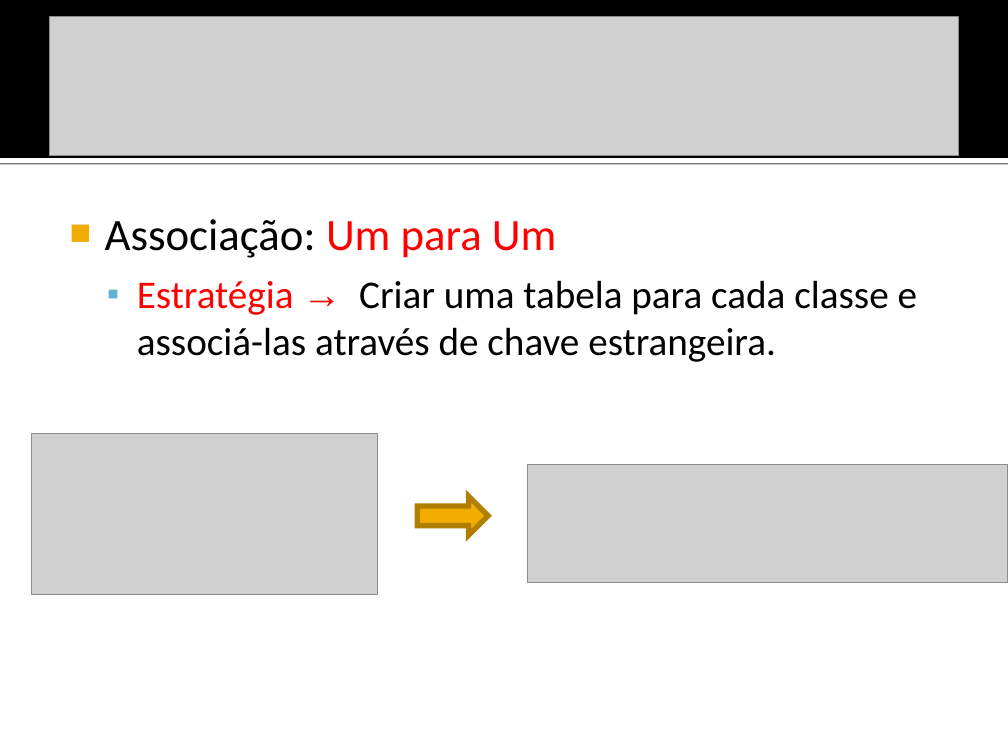
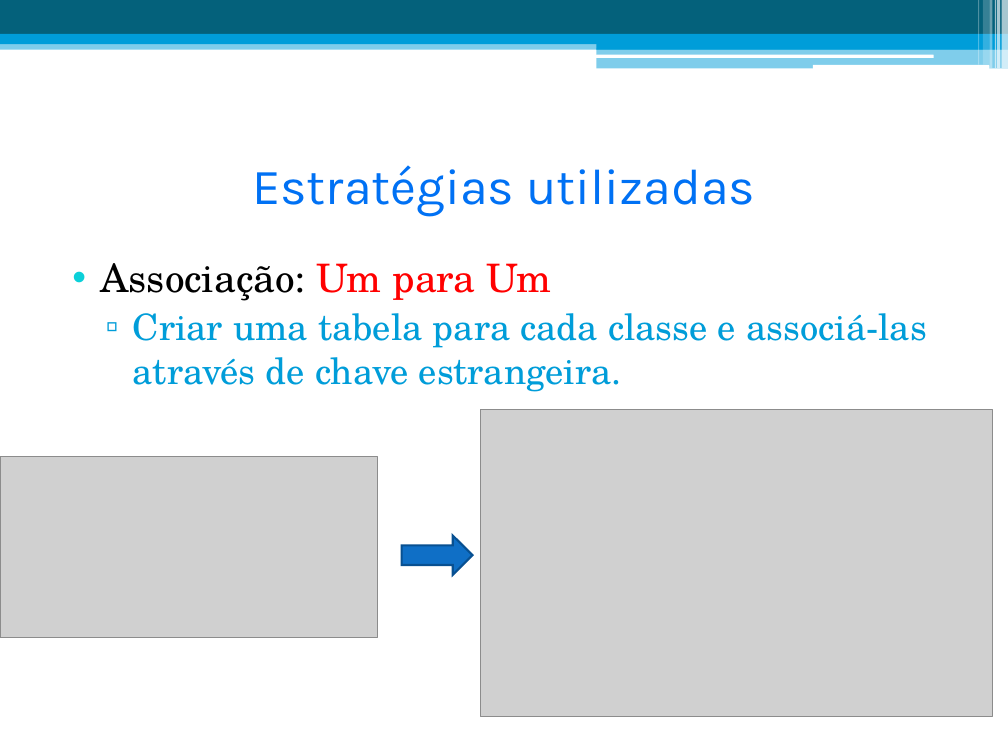
Before and after one commit to JairoCN/ems-esi20092, a slide deck: slide 6 of Projeto ES2/Documentos/Modelos/ModeloBancoDados.ppt (slide 8 before the commit). Drawn at 1008x756 pixels with LibreOffice and Linux fonts; fonts in the diff are those of the drawing; grey boxes stand for pictures. Boxes give left, top, right and bottom in pixels: in the first picture for what was removed or moved away, otherwise in the second. Text is boxed around its words. In the diff, an @@ line names an element or a change of style, - is before the commit and + after.

```diff
--- a/Projeto ES2/Documentos/Modelos/ModeloBancoDados.ppt
+++ b/Projeto ES2/Documentos/Modelos/ModeloBancoDados.ppt
@@ rectangle added at <box>0,0,1008,34</box>, fill #04617B @@
@@ picture removed at <box>49,17,958,156</box> @@
@@ rectangle added at <box>978,0,979,65</box>, fill #FFFFFF at 30% opacity @@
@@ rectangle added at <box>983,0,989,65</box>, fill #FFFFFF at 20% opacity @@
@@ rectangle added at <box>990,0,993,69</box>, fill #FFFFFF at 40% opacity @@
@@ rectangle added at <box>995,0,996,69</box>, fill #FFFFFF at 60% opacity @@
@@ rectangle added at <box>997,0,1000,69</box>, fill #FFFFFF at 65% opacity @@
@@ rectangle added at <box>1002,0,1008,69</box>, fill #FFFFFF at 65% opacity @@
@@ rectangle: place and size @@
-rectangle at <box>0,0,1008,158</box>
+rectangle at <box>0,40,1008,49</box>
@@ rectangle at <box>0,40,1008,49</box>: fill #000000 to #009DD9 at 50% opacity @@
@@ rectangle: place and size @@
-rectangle at <box>0,158,1008,163</box>
+rectangle at <box>0,34,1008,44</box>
@@ rectangle at <box>0,34,1008,44</box>: fill #FFFFFF to #009DD9; shadow off @@
@@ rounded rectangle added at <box>596,54,933,57</box>, fill #FFFFFF @@
@@ rectangle added at <box>597,39,1008,49</box>, fill #009DD9 @@
@@ rectangle added at <box>597,48,1008,69</box>, fill #009DD9 at 50% opacity @@
@@ rounded rectangle added at <box>812,65,989,69</box>, fill #FFFFFF @@
@@ title added at <box>252,165,755,217</box>, 36 pt, text #0071F4 @@
+Estratégias utilizadas
@@ text "Associação: Um para Um": place and size @@
-text "Associação: Um para Um" at <box>105,219,917,362</box>
+text "Associação: Um para Um" at <box>101,263,927,392</box>
@@ text at <box>101,263,552,301</box>: size 32 to 28 pt, font Calibri to TeX Gyre Schola in "Associação: Um para Um"; bullet ■ to •; more space between paragraphs; bullet colour #F0AD00 to #0BD0D9 @@
@@ text at <box>133,313,927,392</box>: text changed; size 28 to 26 pt; font Calibri to TeX Gyre Schola; text colour #000000 to #009DD9 @@
-  ▪ Estratégia → Criar uma tabela para cada classe e associá-las através de chave estrangeira.
+  ▫ Criar uma tabela para cada classe e associá-las através de chave estrangeira.
@@ picture: place and size @@
-picture at <box>527,465,1008,583</box>
+picture at <box>481,409,993,717</box>
@@ picture: place and size @@
-picture at <box>31,433,378,595</box>
+picture at <box>0,457,377,638</box>
@@ right arrow: place and size @@
-right arrow at <box>417,496,488,535</box>
+right arrow at <box>401,535,472,575</box>
@@ right arrow at <box>401,535,472,575</box>: fill #F0AD00 to #0F6FC6; outline #B07E00 3.77 pt to #085091 1.5 pt @@
```
Also in this commit, not shown: 3 other slides changed, 4 slides added, 5 slides removed, 1 other file.
